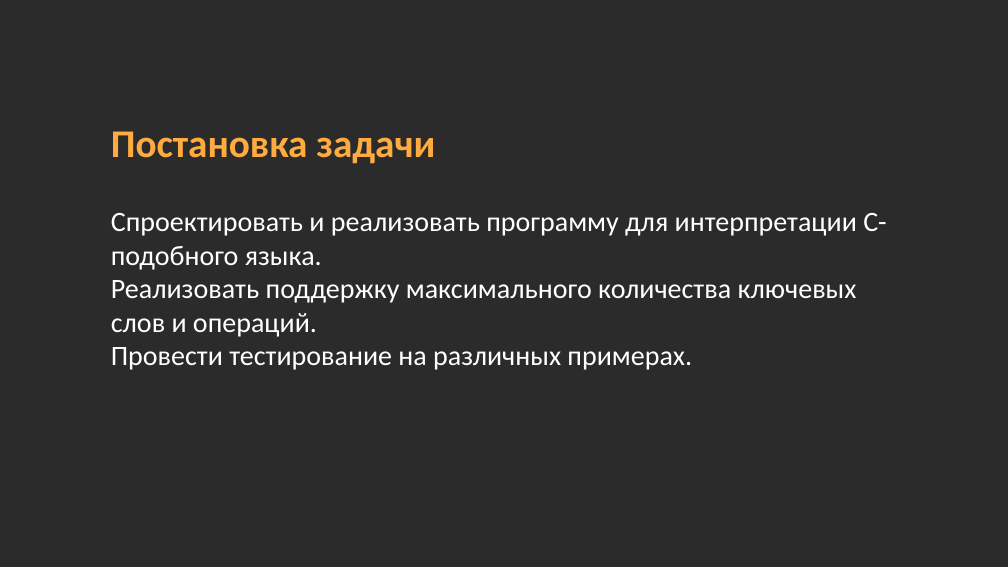
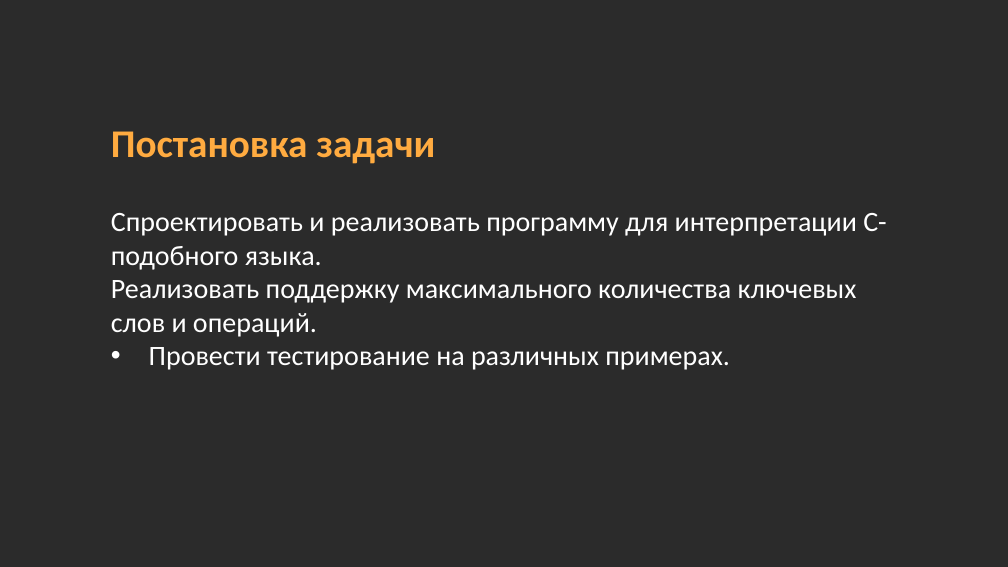
Before and after one commit to midnsun/mp2-2024-lab7-interpretator, a slide deck: slide 2 of Презентация_лабораторная_Интерпретатор_Загрядсков_Максим_Болтенков_Станислав_3823Б1ПМ1_1.pptx (slide 3 before the commit). Drawn at 1008x567 pixels with LibreOffice and Linux fonts; fonts in the diff are those of the drawing; background and template pictures are left out; a plain dark background stands for a picture behind light text. Boxes give left, top, right and bottom in pixels: in the first picture for what was removed or moved away, otherwise in the second. Text is boxed around its words. In the diff, an @@ line names an element or a change of style, - is before the commit and + after.

```diff
--- a/Презентация_лабораторная_Интерпретатор_Загрядсков_Максим_Болтенков_Станислав_3823Б1ПМ1_1.pptx
+++ b/Презентация_лабораторная_Интерпретатор_Загрядсков_Максим_Болтенков_Станислав_3823Б1ПМ1_1.pptx
@@ text "Спроектировать и реализовать программу для ..." at box(111, 213, 887, 370): bullet none to • @@
```
Also in this commit, not shown: 4 other slides changed, 1 slide added, 2 slides removed.
